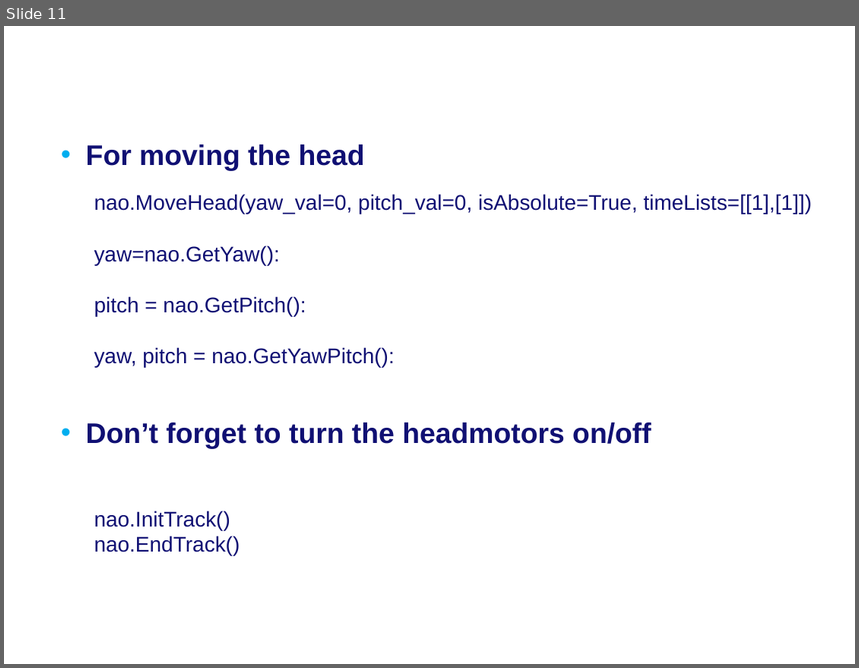
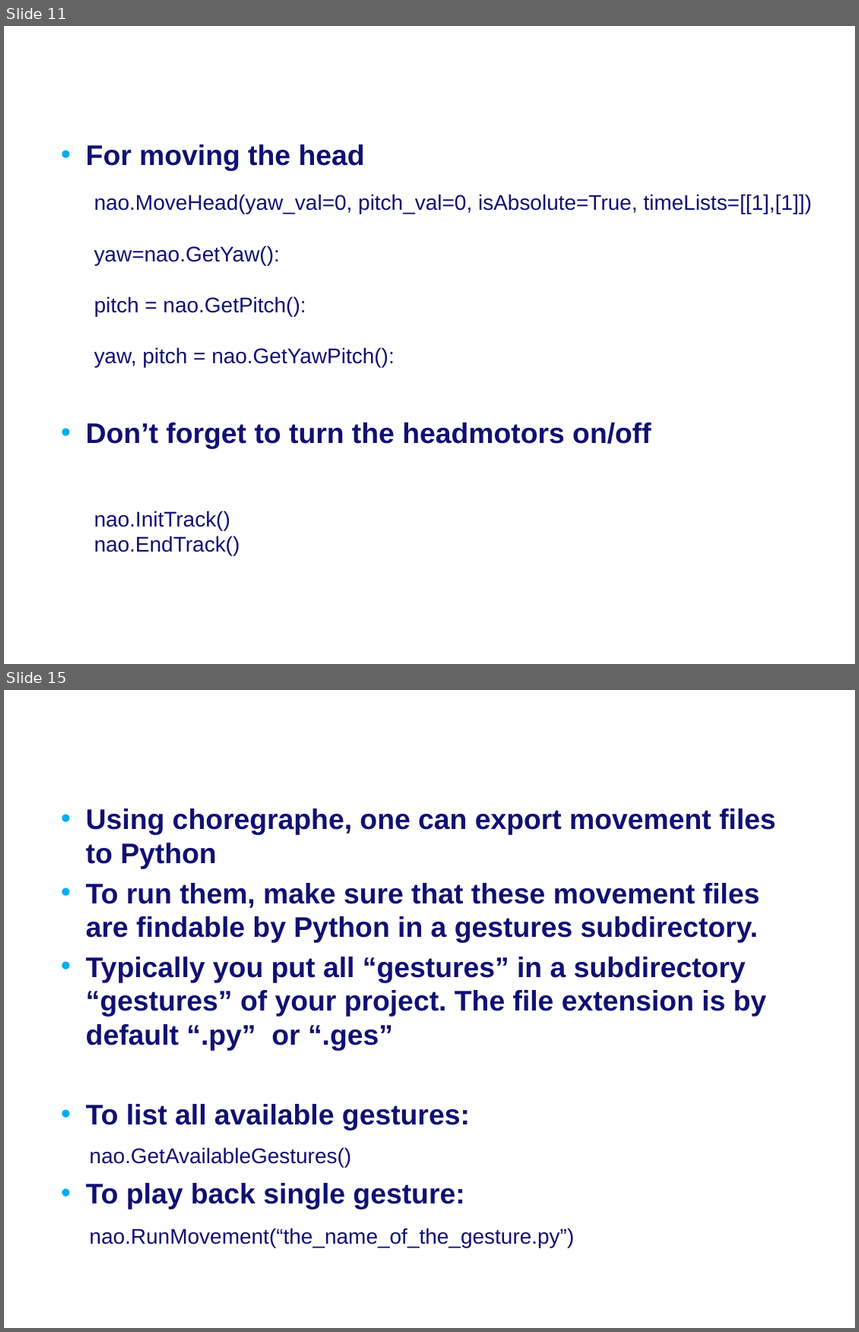
Before and after one commit to Rctue/nao-lib, a slide deck: Manual nao-lib.pptx. Shown one above the other, each under a label of ours: slide 11 before the commit, slides 11 and 15 after it; the slides between them are not shown. The pictures are 859x668 and 859x1332 pixels, drawn with LibreOffice and Linux fonts; fonts in the diff are those of the drawing; background and template pictures are left out. Boxes give left, top, right and bottom in pixels: in the first picture for what was removed or moved away, otherwise in the second. Text is boxed around its words. In the diff, an @@ line names an element or a change of style, - is before the commit and + after.

```diff
--- a/Manual nao-lib.pptx
+++ b/Manual nao-lib.pptx
@@ slide 15 added at [4, 690, 855, 1328], background #FFFFFF @@
@@ text added at [86, 809, 776, 1210], 24 pt, text #101073, bold @@
+• Using choregraphe, one can export movement files to Python
+• To run them, make sure that these movement files are findable by Python in a gestures subdirectory.
+• Typically you put all “gestures” in a subdirectory “gestures” of your project. The file extension is by default “.py” or “.ges”
+• To list all available gestures:
+• To play back single gesture:
@@ title added at [126, 888, 172, 904], 28 pt, text #FFFFFF, bold @@
+Run movements
@@ text added at [89, 1148, 351, 1167], 18 pt, text #101073 @@
+nao.GetAvailableGestures()
@@ text added at [89, 1228, 574, 1248], 18 pt, text #101073 @@
+nao.RunMovement(“the_name_of_the_gesture.py”)
```
Also in this commit, not shown: 1 slide changed, 7 other slides added, 1 slide removed, 2 other files.
